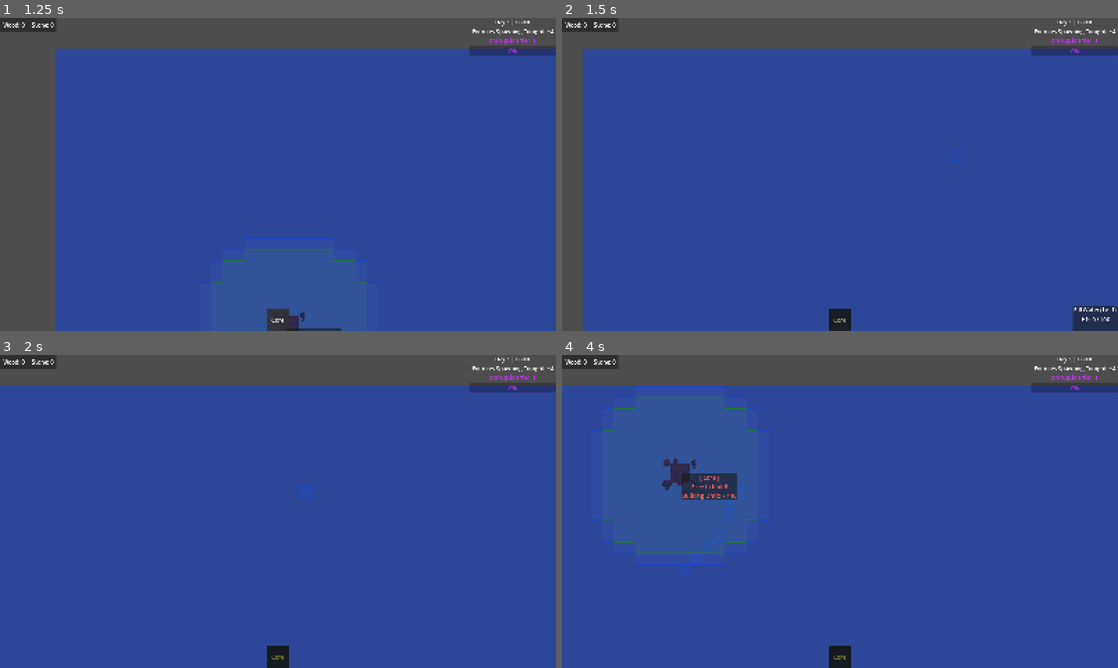
Above: before the commit, frames 1-4 (two rows, left to right).
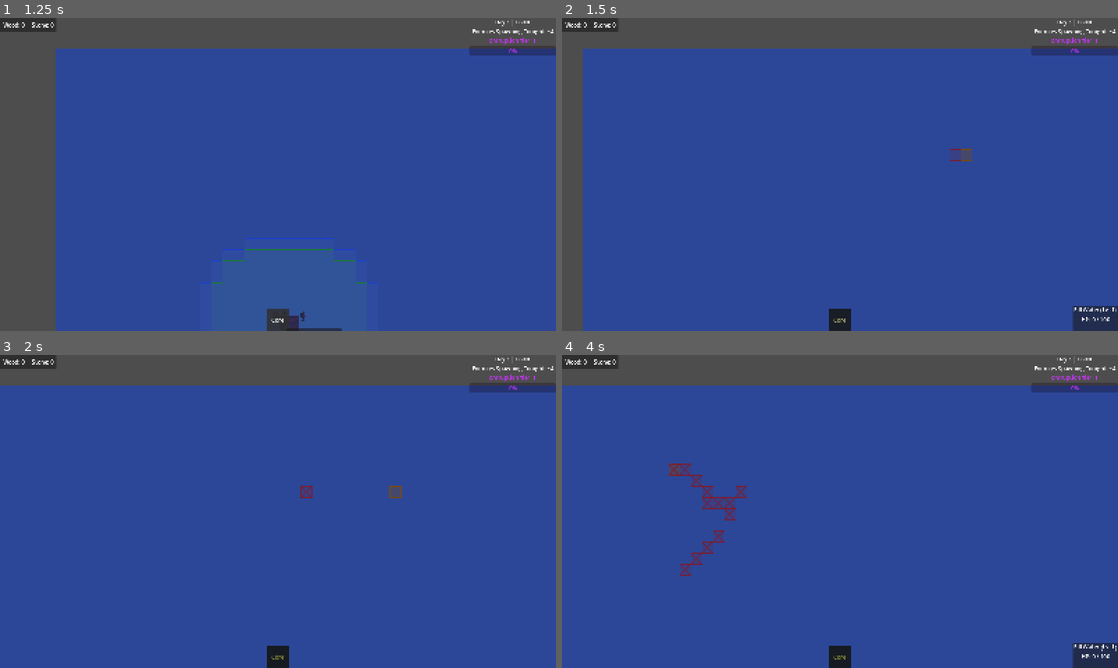
Above: after the commit, the same moments.

Repository: ColdTerror/Core-and-Conveyor
Game: Godot game, scene res://scenes/level.tscn
The game is run twice, just before and just after one commit, with the same random seed, the same clock (stepped at 60 frames per second) and the same inputs. The engine's default icon, where the game draws it, is replaced by a stand-in: a white triangle on a blue panel in a dark square.
Inputs (mouse positions are in pixels of both pictures, inside the frame that each line leads up to):
- Up to frame 1 (1.25 s): click "Core" at 0.5 s
- Up to frame 2 (1.5 s): tap Enter at 1.25 s; move the mouse to (962, 158) at 1.27 s; hold Right (ui_right) from 1.28 s (still down); tap T at 1.35 s; click (962, 158) at 1.42 s
- Up to frame 3 (2 s): keep holding Right (ui_right)
- Up to frame 4 (4 s): release Right (ui_right) at 2 s; drag from (867, 492) to (812, 574) at 2.02 s; tap Space at 2.75 s; move the mouse to (856, 502) at 2.77 s; hold Right (ui_right) 2.78-3.5 s; hold Right mouse button (right_click) 2.78-3.5 s; click (856, 502) at 2.92 s; tap T at 3.05 s; drag from (734, 514) to (673, 464) at 3.52 s

Frame 1 is identical in both runs. In frame 2, 0.2% of the frame differs, in the area x 69-74%, y 41-46%; in frame 3, 0.2%; in frame 4, 2.6%, in the area x 5-100%, y 9-100%.

Commit message:
Add terraform mode and terrain job handling
Introduce a new TERRAFORM interaction mode and wire up terrain job creation from the Level manager. Changes include: added InteractionMode.TERRAFORM, highlight colors and drawing for terraform mode, T-key toggling and mouse input handling in Level.gd to call building_manager._try_add_terrain_job, and early returns to prevent other input processing while terraforming. Refactor building_manager.gd by removing the internal is_terrain_mode flag and its input handling (now delegated to Level). terraform_site.gd adds build state and item tracking fields and simplifies the job color. Also update kanban task UUIDs/titles to reflect these work items.

Diff:
--- a/scripts/Building Classes/terraform_site.gd
+++ b/scripts/Building Classes/terraform_site.gd
@@ -6,6 +6,10 @@
 var job_type: JobType
 
 var level_ref: Node2D
+
+var is_ready_to_build: bool = true
+var required_items: Dictionary = {}
+var delivered_items: Dictionary = {}
 
 func setup(level: Node2D, grid_pos: Vector2i, type: JobType):
 	level_ref = level
@@ -56,7 +60,7 @@
 	var rect = Rect2(top_left, Vector2(tile_size, tile_size))
 
 	# Color code by type (Red for Clear, Blue for Water)
-	var color = Color(1.0, 0.2, 0.2, 0.8) if job_type == JobType.REMOVE_OBJECT else Color(0.2, 0.6, 1.0, 0.8)
+	var color = Color(1.0, 0.2, 0.2, 0.8)
 	var fill = Color(color.r, color.g, color.b, 0.15)
 
 	draw_rect(rect, fill, true)
--- a/scripts/Managers/Level.gd
+++ b/scripts/Managers/Level.gd
@@ -9,7 +9,7 @@
 @onready var hotbar = $CanvasLayer/Hud_Layer/HotBar_UI
 
 # Mode State
-enum InteractionMode { NONE, PLACE_BUILDING, DECONSTRUCT, UPGRADE}
+enum InteractionMode { NONE, PLACE_BUILDING, DECONSTRUCT, UPGRADE, TERRAFORM}
 var current_mode = InteractionMode.NONE
 
 var last_hovered_upgrade_tile := Vector2i(-1, -1)
@@ -238,6 +238,10 @@
 	elif current_mode == InteractionMode.UPGRADE:
 		_draw_grid_highlight(Color(0.2, 0.8, 1.0, 0.3), Color(0.2, 0.8, 1.0, 0.8))
 
+	# --- NEW: TERRAFORM (Orange) ---
+	elif current_mode == InteractionMode.TERRAFORM:
+		_draw_grid_highlight(Color(1.0, 0.6, 0.0, 0.3), Color(1.0, 0.6, 0.0, 0.8))
+
 # Helper function to keep _draw clean!
 func _draw_grid_highlight(fill_color: Color, outline_color: Color):
 	var mouse_pos = get_global_mouse_position()
@@ -449,11 +453,26 @@
 		print("Entered Deconstruct Mode")
 
 	# --- Change into UPGRADE mode ---
-	# (Remember to map "upgrade_hotkey" to 'U' in Project Settings -> Input Map!)
 	if event.is_action_pressed("upgrade_hotkey"):
 		building_manager.cancel_placement()
-		current_mode = InteractionMode.UPGRADE
-		print("Entered Upgrade Mode")
+		if current_mode == InteractionMode.UPGRADE:
+			current_mode = InteractionMode.NONE
+			print("Exited Upgrade Mode")
+		else:
+			current_mode = InteractionMode.UPGRADE
+			print("Entered Upgrade Mode")
+
+	# --- NEW: Change into TERRAFORM mode ---
+	if event is InputEventKey and event.is_pressed() and not event.is_echo():
+		if event.keycode == KEY_T:
+			building_manager.cancel_placement()
+			# Toggle it on/off
+			if current_mode == InteractionMode.TERRAFORM:
+				current_mode = InteractionMode.NONE
+				print("Exited Terrain Mode")
+			else:
+				current_mode = InteractionMode.TERRAFORM
+				print("Entered Terrain Mode")
 
 	# 2. BUILDING MODE (Delegated to Manager)
 	# We check this FIRST. If we are placing a building, we send Presses, Releases,
@@ -505,6 +524,21 @@
 
 		return # Stop processing other clicks
 
+	# --- TERRAFORM MODE LOGIC ---
+	if current_mode == InteractionMode.TERRAFORM:
+		if event is InputEventMouseButton and event.button_index == MOUSE_BUTTON_LEFT and event.pressed:
+			building_manager._try_add_terrain_job(grid_pos)
+
+		elif event is InputEventMouseMotion and Input.is_mouse_button_pressed(MOUSE_BUTTON_LEFT):
+			building_manager._try_add_terrain_job(grid_pos)
+
+		# Right click or Escape to cancel
+		if event.is_action_pressed("ui_cancel") or event.is_action_pressed("ui_right"):
+			current_mode = InteractionMode.NONE
+			print("Exited Terrain Mode")
+
+		return # Stop processing other clicks
+
 	# 3. TILE MODE & SELECTION (Standard Clicks)
 	# Only listen for explicit "Presses" for these modes
 	if event.is_action_pressed("ui_left"):
--- a/scripts/Managers/building_manager.gd
+++ b/scripts/Managers/building_manager.gd
@@ -37,7 +37,6 @@
 var placing_building := false
 
 @export var terraform_site_scene: PackedScene
-var is_terrain_mode: bool = false
 
 # --- DRAG VARIABLES ---
 var is_dragging: bool = false
@@ -905,10 +904,6 @@
 			print("show attack key")
 			show_attack_grid = not show_attack_grid
 			queue_redraw()
-		elif event.keycode == KEY_T:
-			is_terrain_mode = not is_terrain_mode
-			if is_terrain_mode: cancel_placement() # Drop any buildings we are holding
-			print("Terrain mode: ", is_terrain_mode)
 		elif event.keycode == KEY_P:
 			print("\n=== MASTER PRIORITY QUEUE ===")
 			for i in range(master_priority_queue.size()):
@@ -925,16 +920,6 @@
 						print("Rank ", rank, ": [DELETED/INVALID BUILDING]")
 			print("=============================\n")
 	# -------------------------------------------
-	if is_terrain_mode:
-		# Check for Left Click OR Click-and-Drag
-		if (event is InputEventMouseButton and event.button_index == MOUSE_BUTTON_LEFT and event.pressed) or \
-		   (event is InputEventMouseMotion and Input.is_mouse_button_pressed(MOUSE_BUTTON_LEFT)):
-
-			print("try change terrain")
-			var grid_pos = _get_mouse_grid()
-			_try_add_terrain_job(grid_pos)
-			get_viewport().set_input_as_handled()
-			return
 	# Cancel logic
 	if event.is_action_pressed("ui_cancel") or event.is_action_pressed("right_click"):
 		if ghost_building != null:
Not shown, changed: kanban_tasks_data.kanban
